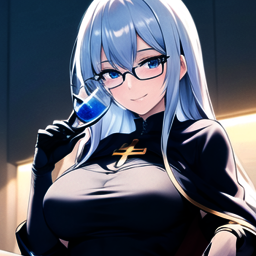
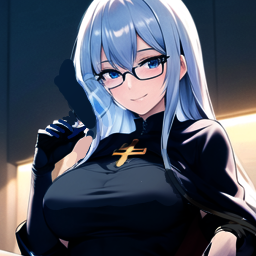
The second 256px x 256px image is a revision of the first. Changes to its layers:
painted on "Paint Layer 1" over box(44, 59, 256, 238)
added layer "Paint Layer 7" above "Paint Layer 6" over box(45, 59, 128, 192)
added layer "Paint Layer 6" (70%) above "Paint Layer 5" over box(45, 64, 128, 192)
added layer "Paint Layer 5" above "Paint Layer 4" over box(45, 64, 128, 192)
added layer "Paint Layer 4" (50%) above "Paint Layer 3" over box(64, 59, 192, 209)
added layer "Paint Layer 3" (75%) above "Paint Layer 2" over box(64, 64, 128, 192)
added layer "Paint Layer 2" (60%) above "Background" over box(44, 64, 256, 238)
painted on "Background" over box(44, 59, 256, 238)
